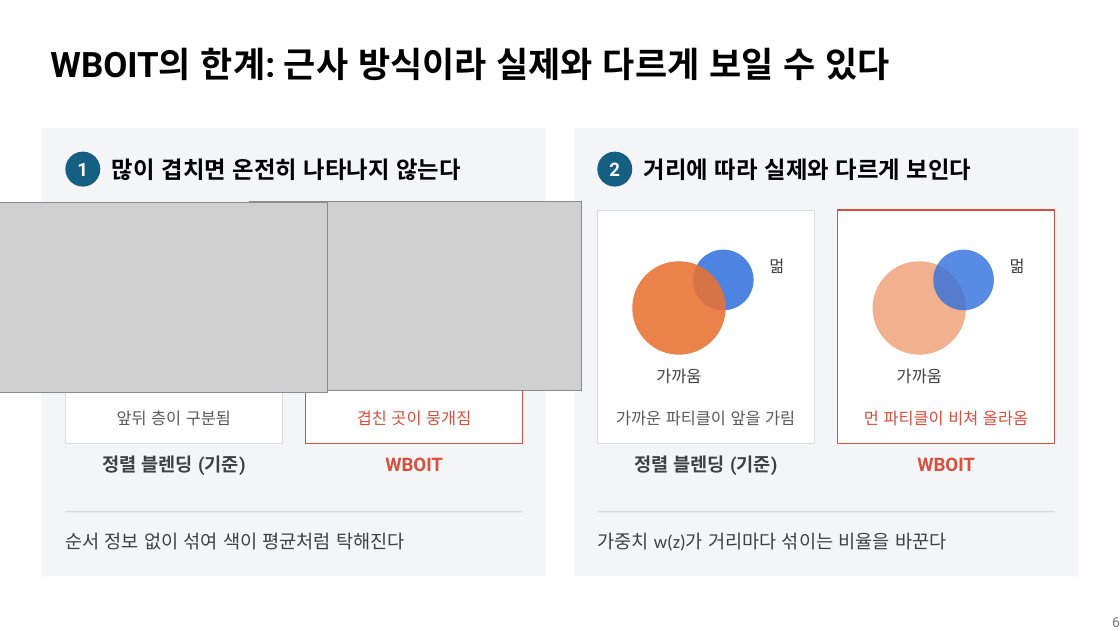
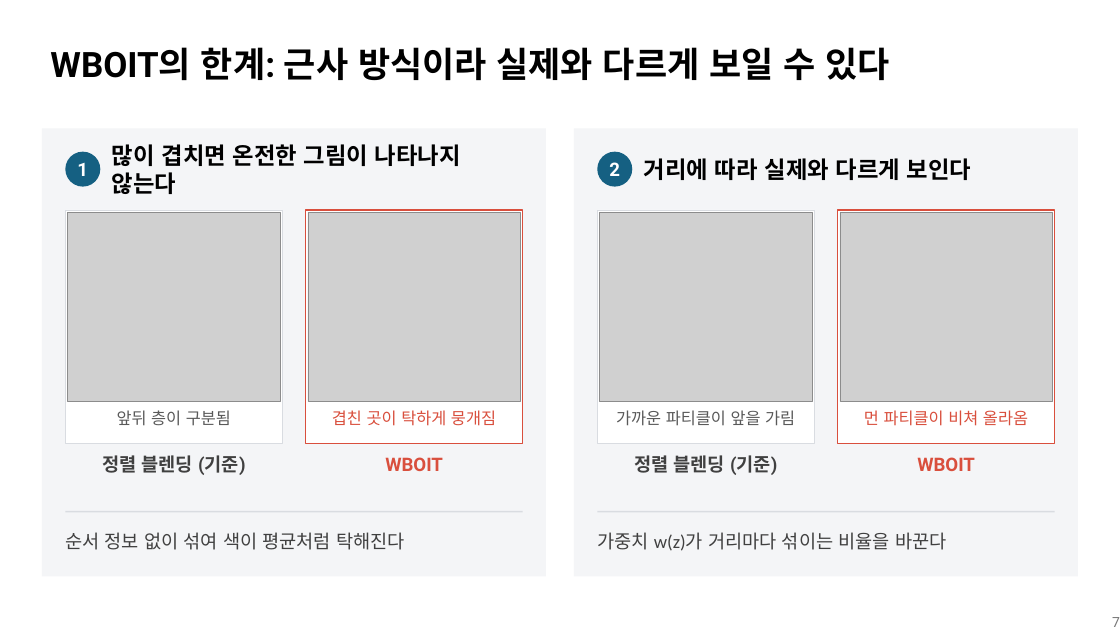
Before and after one commit to nyongnyon/Presentation-contents, a slide deck: slide 7 of 3주차 발표.pptx (slide 6 before the commit). Drawn at 1120x630 pixels with LibreOffice and Linux fonts; fonts in the diff are those of the drawing; grey boxes stand for pictures. Boxes give left, top, right and bottom in pixels: in the first picture for what was removed or moved away, otherwise in the second. Text is boxed around its words. In the diff, an @@ line names an element or a change of style, - is before the commit and + after.

```diff
--- a/3주차 발표.pptx
+++ b/3주차 발표.pptx
@@ text at box(112, 144, 461, 194): text changed @@
-많이 겹치면 온전히 나타나지 않는다
+많이 겹치면 온전한 그림이 나타나지 않는다
@@ picture: place and size @@
-picture at box(0, 202, 328, 392)
+picture at box(68, 213, 281, 402)
@@ picture: place and size @@
-picture at box(250, 202, 581, 391)
+picture at box(308, 213, 521, 402)
@@ picture added at box(600, 213, 812, 402) @@
@@ picture added at box(840, 213, 1053, 402) @@
@@ ellipse removed at box(633, 261, 726, 355) @@
@@ ellipse removed at box(693, 250, 754, 310) @@
@@ text removed at box(769, 258, 784, 273) @@
-멂
@@ ellipse removed at box(873, 261, 966, 355) @@
@@ ellipse removed at box(933, 250, 994, 310) @@
@@ text removed at box(1010, 258, 1025, 273) @@
-멂
@@ text removed at box(656, 368, 701, 384) @@
-가까움
@@ text removed at box(897, 368, 942, 384) @@
-가까움
@@ text at box(332, 410, 496, 426): text changed @@
-겹친 곳이 뭉개짐
+겹친 곳이 탁하게 뭉개짐
@@ page number at box(1112, 617, 1120, 627): text changed @@
-6
+7
```
Also in this commit, not shown: 3 other slides changed, 9 slides added, 4 slides removed.
